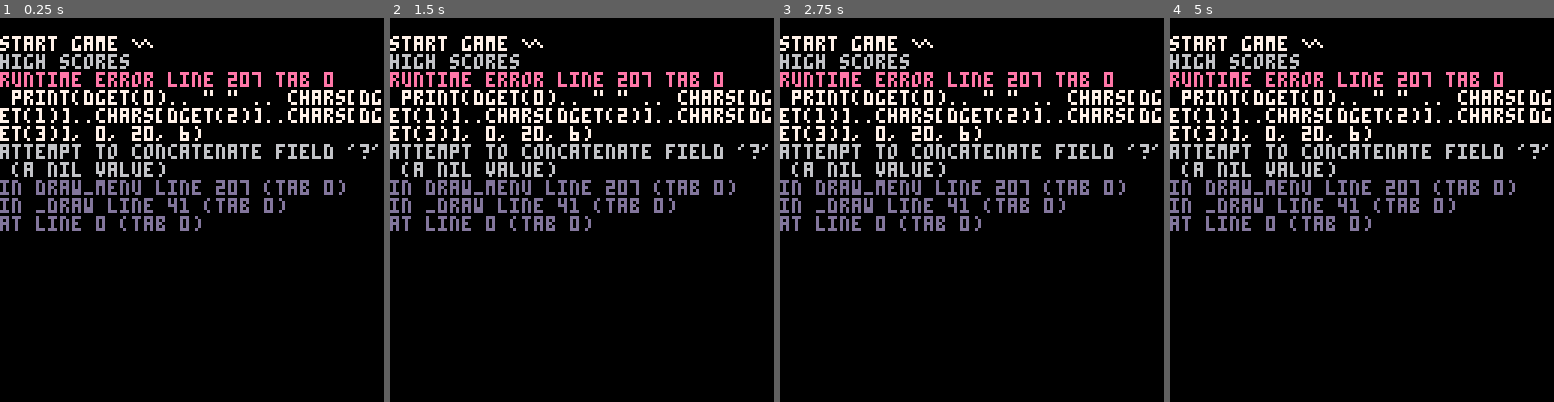
Above: before the commit, frames 1-4 (left to right).
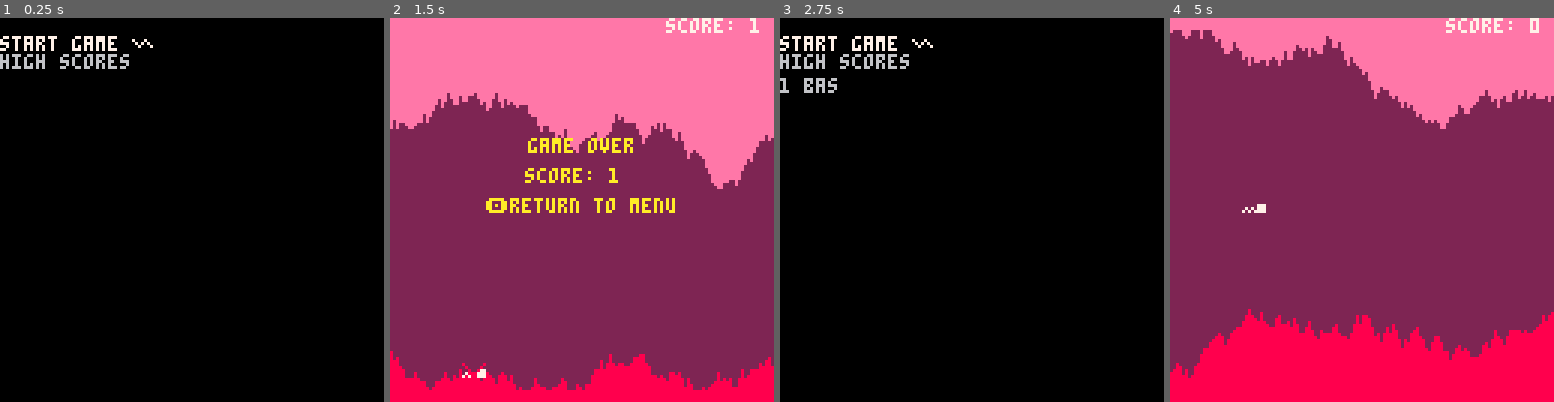
Above: after the commit, the same moments.

Repository: HalfTau/flap
Game: PICO-8 cartridge classic.p8
Same seed, same stepped clock (60 frames per second), same inputs: the game is played once before the commit and once after it.
Inputs:
- Up to frame 1 (0.25 s): no input
- Up to frame 2 (1.5 s): tap O (Z key) at 0.7 s
- Up to frame 3 (2.75 s): tap O (Z key) at 1.7, 2.1, 2.5 s; hold Up 2.15-2.42 s
- Up to frame 4 (5 s): tap O (Z key) every 0.4 s from 2.9 to 4.9 s; hold Down 3.63-3.97 s; hold Up from 4.73 s (still down)

The runs differ from the first frame. In frame 1, 10% of the frame differs, in the area x 0-100%, y 14-56%; in frame 2, 99%; in frame 3, 10%; in frame 4, 99%, in the area x 0-100%, y 0-100%.
Error before the commit: runtime error line 207 tab 0; print(dget(0).. " " .. chars[dget(1)]..chars[dget(2)]..chars[dget(3)], 0, 20, 6); attempt to concatenate field '?' (a nil value)

Commit message:
refactoring & changing colors

Diff:
--- a/tut1.p8
+++ b/classic.p8
@@ -5,7 +5,6 @@
 function _init()
 	chars = {"a","b","c", "d", "e", "f", "g", "h", "i", "j", "k", "l", "m", "n", "o", "p", "q", "r", "s", "t", "u", "v", "x", "y", "z"}
 	cartdata("flappy_sp")
-	scores = dget(0)
 	--music(0)
 	vals()
 end
@@ -23,19 +22,10 @@
 	if (menu) then
 		update_menu()
 	elseif (not game_over) then
-  	update_score()
-   update_cave()
- 	 move_player()
- 	 check_hit()
- 	else
- 		if(btn(4)) then
- 			save_score()
-  		for inc=1,100 do
-					print("what")
-  		end
- 			vals()
- 		end
-	end
+	 game()
+ else
+	 highscore()
+ end
 end
 
 function _draw()
@@ -43,6 +33,7 @@
 	if(menu) then
 		draw_menu()
 	else
+		map(0,0,0,0,127,250)
  	draw_cave()
  	draw_player()
  	draw_score()
@@ -55,11 +46,47 @@
 function game_over_message()
 	tick+=1
 	tmp = flr(tick/30)
+	local clr = 0
 	if(tmp%2==0) then
- 	print("game over",46,40,10)
- 	print("score: " .. flr(score.val), 45, 50, 10)
- 	print("🅾️return to menu",32,60,10)
- end
+		clr=10
+ else
+ 	clr=8
+ end
+ print("game over",46,40,clr)
+	print("score: " .. flr(score.val), 45, 50, clr)
+	print("🅾️return to menu",32,60,clr)
+end
+
+function zero_scores()
+	for i=0,64 do
+		dset(i,0)
+	end
+end
+
+function get_scores()
+	if(dget(0)!=0) then
+		scores = dget(0)
+		return true
+	else
+		return false
+	end
+end
+
+function game()
+	update_score()
+ update_cave()
+ move_player()
+ check_hit()
+end
+
+function highscore()
+	if(btn(4)) then
+		save_score()
+		for inc=1,100 do
+			print("what")
+		end
+		vals()
+	end
 end
 -->8
 --player stuff
@@ -158,6 +185,7 @@
 --score stuff
 
 function make_score()
+	has_scores = get_scores()
 	score = {}
 	score.name = "test"
 	score.val = 0
@@ -168,7 +196,8 @@
 end
 
 function draw_score()
-	print(flr(score.val),0,0,10)
+--	rectfill(100,0,127,8,7)
+	print("score: " .. flr(score.val),92,0,7)
 end
 
 function save_score()
@@ -207,17 +236,19 @@
  		print(options[i], 0, pos, 6)
  	end
  end
- print(dget(0).. " " .. chars[dget(1)]..chars[dget(2)]..chars[dget(3)], 0, 20, 6)
+	if(has_scores) then
+	 print(dget(0).. " " .. chars[dget(1)]..chars[dget(2)]..chars[dget(3)], 0, 20, 6)
+	end
 end
 __gfx__
-000000000000000000000000800000086000000600000000600000060000077777000000ffffffff000000000000000000000000000000000000000000000000
-000000000000000000000000080000806600006600000000060000600000077770700000ffffffff000000000000000000000000000000000000000000000000
-007007000000077700000777008008776066660600000000006006000000707707070000ffffffff000000000000000000000000000000000000000000000000
-000770007070777707070777070887770606606000666600006666000007070000707000ffffffff000000000000000000000000000000000000000000000000
-000770000707077770707777707887770066660000666600006666000070700000070700ffffffff000000000000000000000000000000000000000000000000
-007007000000000000000000008008000066660000600600000000000707000000007077ffffffff000000000000000000000000000000000000000000000000
-000000000000000000000000080000800000000006000060000000007070000000000777ffffffff000000000000000000000000000000000000000000000000
-000000000000000000000000800000080000000060000006000000000700000000000777ffffffff000000000000000000000000000000000000000000000000
+00000000000000000000000080000008600000060000000060000006000007777700000022222222000000000000000000000000000000000000000000000000
+00000000000000000000000008000080660000660000000006000060000007777070000022222222000000000000000000000000000000000000000000000000
+00700700000007770000077700800877606666060000000000600600000070770707000022222222000000000000000000000000000000000000000000000000
+00077000707077770707077707088777060660600066660000666600000707000070700022222222000000000000000000000000000000000000000000000000
+00077000070707777070777770788777006666000066660000666600007070000007070022222222000000000000000000000000000000000000000000000000
+00700700000000000000000000800800006666000060060000000000070700000000707722222222000000000000000000000000000000000000000000000000
+00000000000000000000000008000080000000000600006000000000707000000000077722222222000000000000000000000000000000000000000000000000
+00000000000000000000000080000008000000006000000600000000070000000000077722222222000000000000000000000000000000000000000000000000
 000bb000000000000000000000000000000000000000000000000000000000000000000000000000000000000000000000000000000000000000000000000000
 00b00b00000000000000000000000000000000000000000000000000000000000000000000000000000000000000000000000000000000000000000000000000
 0b0000b0000000000000000000000000000000000000000000000000000000000000000000000000000000000000000000000000000000000000000000000000
@@ -236,9 +267,23 @@
 0909090909090909090909090909090900000000000000000000000000000000000000000000000000000000000000000000000000000000000000000000000000000000000000000000000000000000000000000000000000000000000000000000000000000000000000000000000000000000000000000000000000000000
 0909090909090909090909090909090900000000000000000000000000000000000000000000000000000000000000000000000000000000000000000000000000000000000000000000000000000000000000000000000000000000000000000000000000000000000000000000000000000000000000000000000000000000
 0909090909090909090909090909090900000000000000000000000000000000000000000000000000000000000000000000000000000000000000000000000000000000000000000000000000000000000000000000000000000000000000000000000000000000000000000000000000000000000000000000000000000000
-…(6 lines of a section not shown)…
+0909090909090909090909090909090909000000000000000000000000000000000000000000000000000000000000000000000000000000000000000000000000000000000000000000000000000000000000000000000000000000000000000000000000000000000000000000000000000000000000000000000000000000
+0909090909090909090909090909090909000000000000000000000000000000000000000000000000000000000000000000000000000000000000000000000000000000000000000000000000000000000000000000000000000000000000000000000000000000000000000000000000000000000000000000000000000000
+0909090909090909090909090909090900000000000000000000000000000000000000000000000000000000000000000000000000000000000000000000000000000000000000000000000000000000000000000000000000000000000000000000000000000000000000000000000000000000000000000000000000000000
+0909090909090909090909090909090900000000000000000000000000000000000000000000000000000000000000000000000000000000000000000000000000000000000000000000000000000000000000000000000000000000000000000000000000000000000000000000000000000000000000000000000000000000
+0909090909090909090909090909090900000000000000000000000000000000000000000000000000000000000000000000000000000000000000000000000000000000000000000000000000000000000000000000000000000000000000000000000000000000000000000000000000000000000000000000000000000000
+0909090909090909090909090909090900000000000000000000000000000000000000000000000000000000000000000000000000000000000000000000000000000000000000000000000000000000000000000000000000000000000000000000000000000000000000000000000000000000000000000000000000000000
+0909090909090909090909090909090900000000000000000000000000000000000000000000000000000000000000000000000000000000000000000000000000000000000000000000000000000000000000000000000000000000000000000000000000000000000000000000000000000000000000000000000000000000
+0909090909090909090909090909090900000000000000000000000000000000000000000000000000000000000000000000000000000000000000000000000000000000000000000000000000000000000000000000000000000000000000000000000000000000000000000000000000000000000000000000000000000000
+0909090909090909090909090909090900000000000000000000000000000000000000000000000000000000000000000000000000000000000000000000000000000000000000000000000000000000000000000000000000000000000000000000000000000000000000000000000000000000000000000000000000000000
+0909090909090909090909090909090900000000000000000000000000000000000000000000000000000000000000000000000000000000000000000000000000000000000000000000000000000000000000000000000000000000000000000000000000000000000000000000000000000000000000000000000000000000
+0909090909090909090909090909090900000000000000000000000000000000000000000000000000000000000000000000000000000000000000000000000000000000000000000000000000000000000000000000000000000000000000000000000000000000000000000000000000000000000000000000000000000000
+0909090909090909090909090909090900000000000000000000000000000000000000000000000000000000000000000000000000000000000000000000000000000000000000000000000000000000000000000000000000000000000000000000000000000000000000000000000000000000000000000000000000000000
+0909090909090909090909090909090900000000000000000000000000000000000000000000000000000000000000000000000000000000000000000000000000000000000000000000000000000000000000000000000000000000000000000000000000000000000000000000000000000000000000000000000000000000
+0909090909090909090909090909090900000000000000000000000000000000000000000000000000000000000000000000000000000000000000000000000000000000000000000000000000000000000000000000000000000000000000000000000000000000000000000000000000000000000000000000000000000000
+…(6 lines of a section not shown)…
Not shown, changed: classic.js
